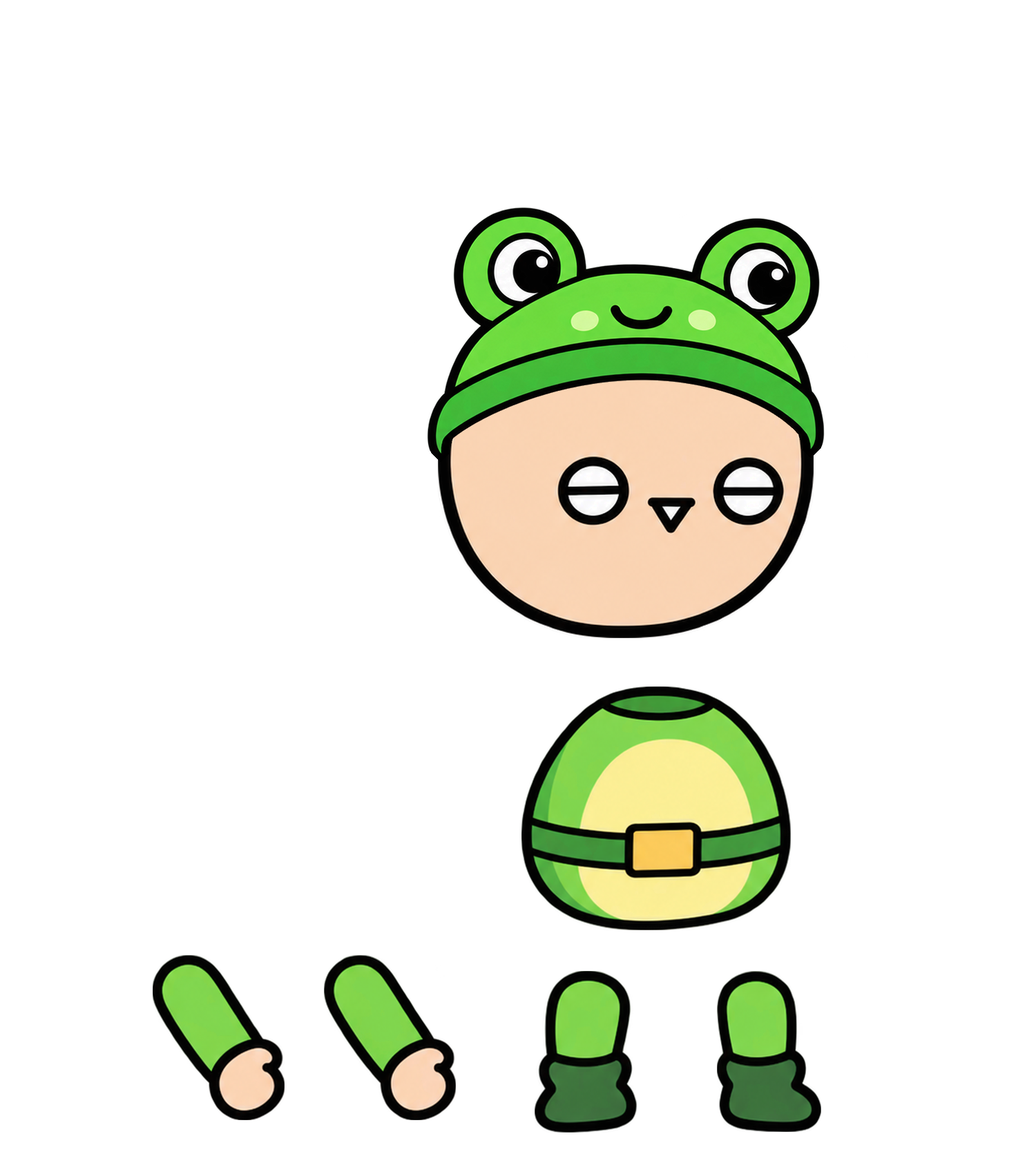
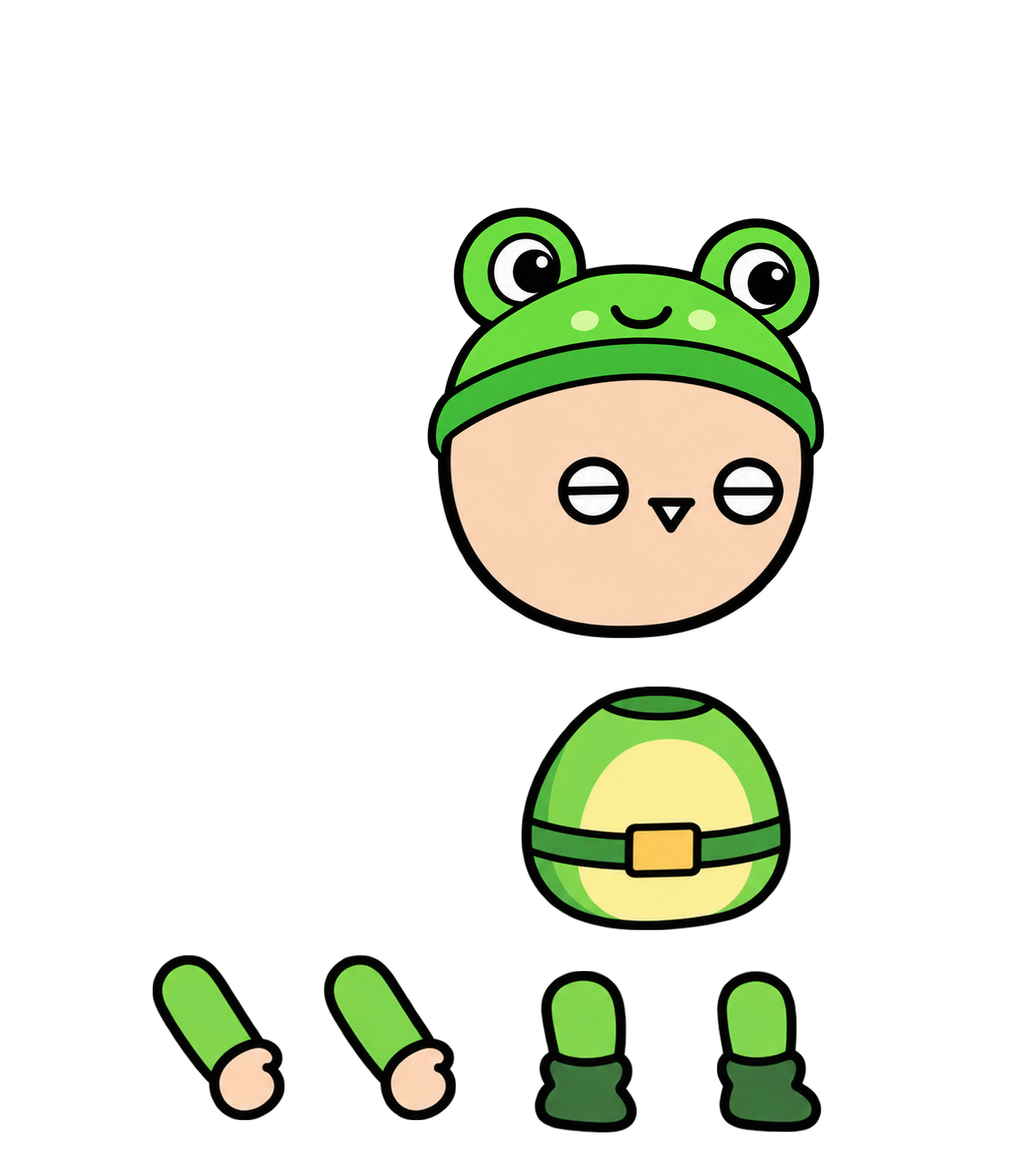
Revision of a layered w=1036, h=1174 image; what changed, layer by layer:
painted on "다리1" over [534, 970, 637, 1133]
